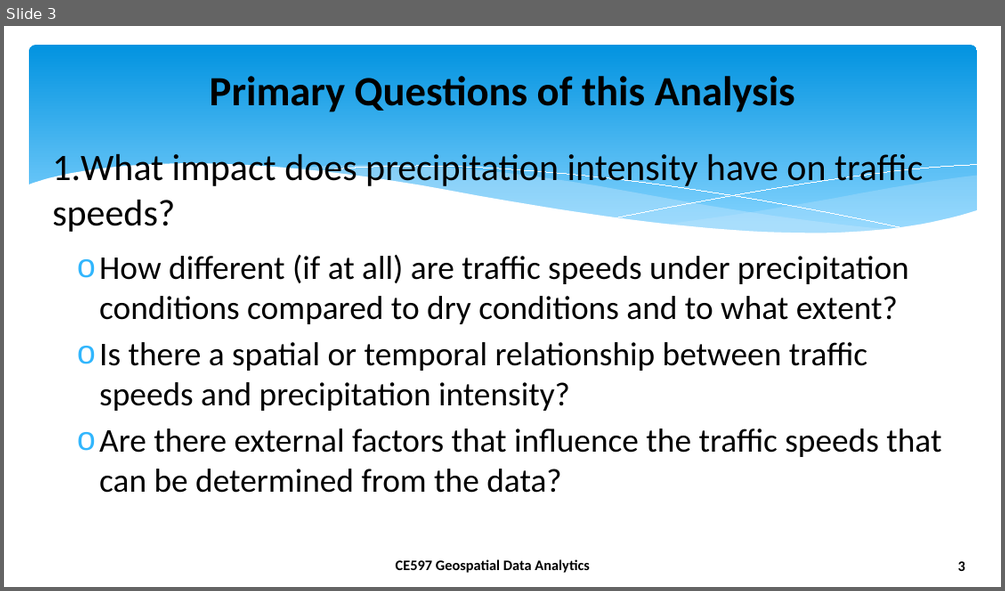
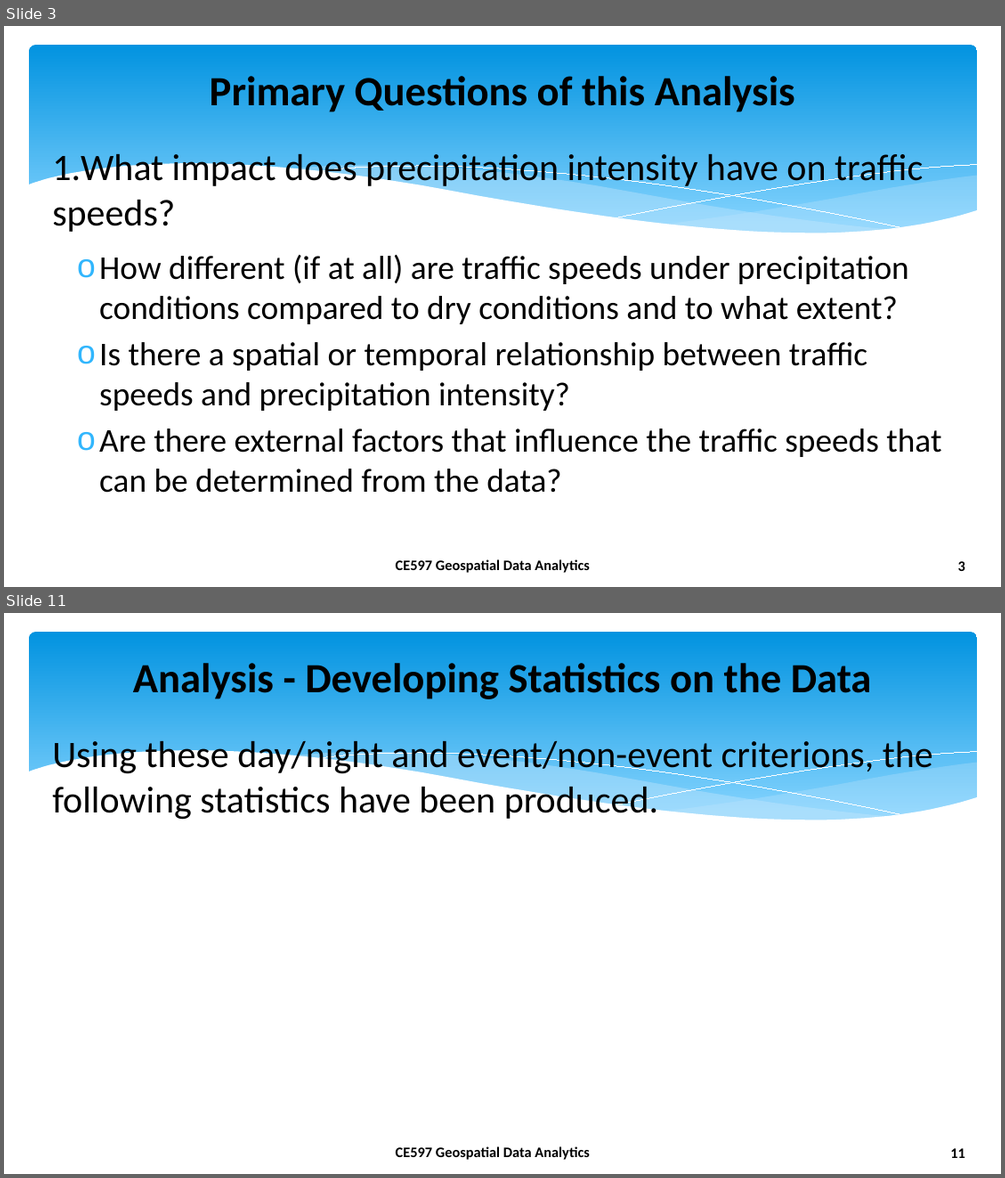
Before and after one commit to Foxhound013/CE-597_GDA, a slide deck: final_project/reports/presentation.pptx. Shown one above the other, each under a label of ours: slide 3 before the commit, slides 3 and 11 after it; the slides between them are not shown. The pictures are 1005x591 and 1005x1178 pixels, drawn with LibreOffice and Linux fonts; fonts in the diff are those of the drawing; background and template pictures are left out. Boxes give left, top, right and bottom in pixels: in the first picture for what was removed or moved away, otherwise in the second. Text is boxed around its words. In the diff, an @@ line names an element or a change of style, - is before the commit and + after.

```diff
--- a/final_project/reports/presentation.pptx
+++ b/final_project/reports/presentation.pptx
@@ slide 11 added at box(4, 613, 1001, 1174), background #FFFFFF; not listed: 8 template elements that a slide beside it also shows @@
@@ title added at box(133, 663, 872, 699), 40 pt, text #000000, bold @@
+Analysis - Developing Statistics on the Data
@@ text added at box(52, 737, 933, 821), 36 pt, text #000000 @@
+Using these day/night and event/non-event criterions, the following statistics have been produced.
```
Also in this commit, not shown: 4 slides changed, 4 other slides added, 4 slides removed, 7 other files.
